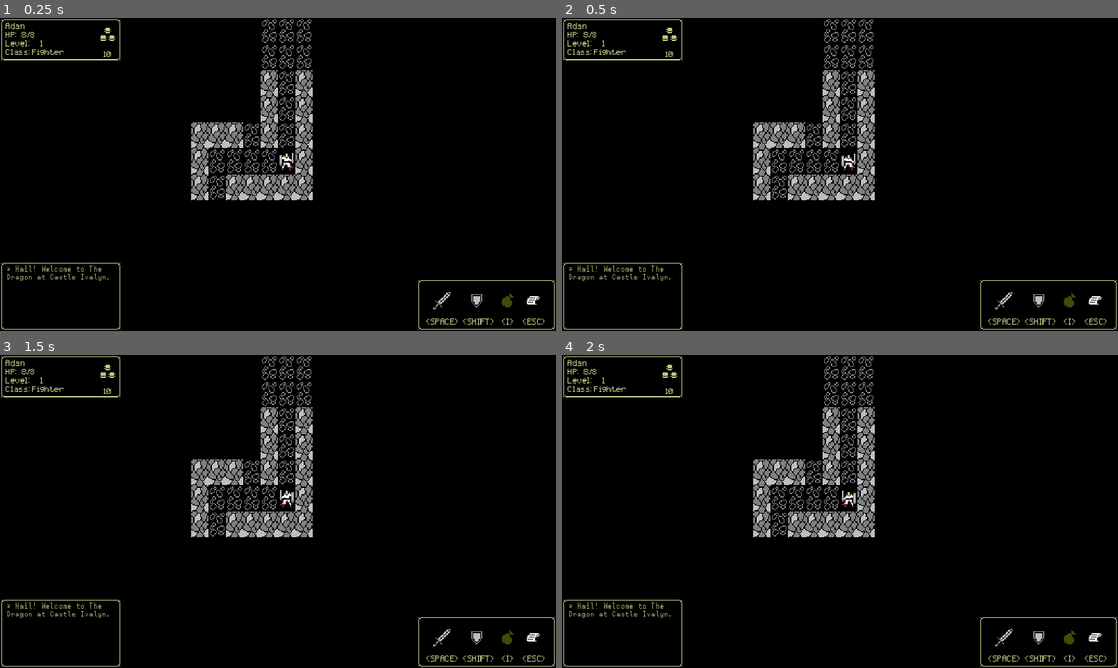
Above: before the commit, frames 1-4 (two rows, left to right).
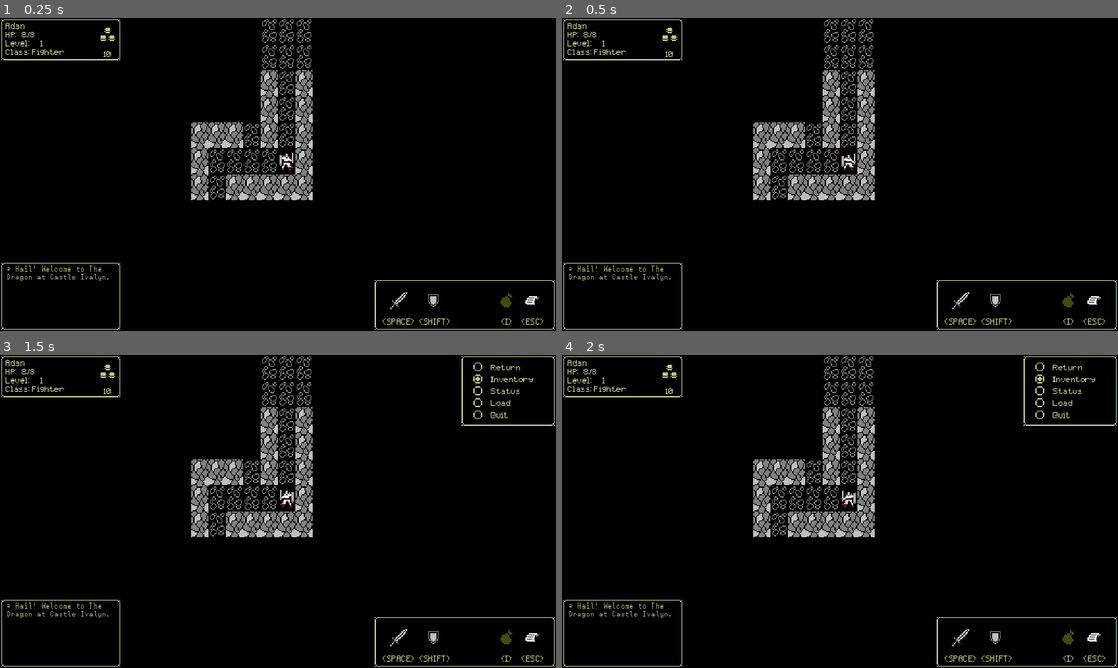
Above: after the commit, the same moments.

Repository: ChrisGlenn/tdaci
Game: Godot game, scene res://Scenes/LevelOne/level_one.tscn
The game is run twice, just before and just after one commit, with the same random seed, the same clock (stepped at 60 frames per second) and the same inputs.
Inputs:
- Up to frame 1 (0.25 s): no input
- Up to frame 2 (0.5 s): no input
- Up to frame 3 (1.5 s): tap Enter at 0.5 s; hold Right (ci_RIGHT) 0.53-1.28 s; tap Space (ci_A, bound only after the commit) at 0.6, 1.35 s; tap Escape (ci_START, bound only after the commit) at 1.25 s; hold Down (ci_DOWN) from 1.28 s (still down)
- Up to frame 4 (2 s): keep holding Down (ci_DOWN)

The runs differ from the first frame. In frame 1, 0.6% of the frame differs, in the area x 67-98%, y 83-100%; in frame 2, 0.6%; in frame 3, 1.1%, in the area x 67-100%, y 0-100%; in frame 4, 1.1%.

Commit message:
10/7/2024 AFTERNOON

Diff:
--- a/Scenes/Enviornment_Tiles/enviornment_tiles.tscn
+++ b/Scenes/Enviornment_Tiles/enviornment_tiles.tscn
@@ -123,14 +123,17 @@
 18:4/0 = 0
 0:5/0 = 0
 0:5/0/physics_layer_0/polygon_0/points = PackedVector2Array(-8, -12, 8, -12, 8, 12, -8, 12)
+0:5/0/custom_data_0 = true
 1:5/0 = 0
 1:5/0/custom_data_0 = true
 2:5/0 = 0
 2:5/0/physics_layer_0/polygon_0/points = PackedVector2Array(-8, -12, 8, -12, 8, 12, -8, 12)
+2:5/0/custom_data_0 = true
 3:5/0 = 0
 3:5/0/custom_data_0 = true
 4:5/0 = 0
 4:5/0/physics_layer_0/polygon_0/points = PackedVector2Array(-8, -12, 8, -12, 8, 12, -8, 12)
+4:5/0/custom_data_0 = true
 5:5/0 = 0
 5:5/0/custom_data_0 = true
 6:5/0 = 0
@@ -141,6 +144,7 @@
 9:5/0/custom_data_0 = true
 10:5/0 = 0
 10:5/0/physics_layer_0/polygon_0/points = PackedVector2Array(-8, -12, 8, -12, 8, 12, -8, 12)
+10:5/0/custom_data_0 = true
 11:5/0 = 0
 11:5/0/custom_data_0 = true
 12:5/0 = 0
@@ -152,6 +156,7 @@
 15:5/0/custom_data_0 = true
 16:5/0 = 0
 16:5/0/physics_layer_0/polygon_0/points = PackedVector2Array(-8, -12, 8, -12, 8, 12, -8, 12)
+16:5/0/custom_data_0 = true
 17:5/0 = 0
 17:5/0/custom_data_0 = true
 18:5/0 = 0
@@ -159,18 +164,29 @@
 0:6/0 = 0
 1:6/0 = 0
 2:6/0 = 0
+2:6/0/physics_layer_0/polygon_0/points = PackedVector2Array(-8, -12, 8, -12, 8, 12, -8, 12)
 3:6/0 = 0
+3:6/0/physics_layer_0/polygon_0/points = PackedVector2Array(-8, -12, 8, -12, 8, 12, -8, 12)
 4:6/0 = 0
+4:6/0/physics_layer_0/polygon_0/points = PackedVector2Array(-8, -12, 8, -12, 8, 12, -8, 12)
 5:6/0 = 0
+5:6/0/physics_layer_0/polygon_0/points = PackedVector2Array(-8, -12, 8, -12, 8, 12, -8, 12)
 6:6/0 = 0
+6:6/0/physics_layer_0/polygon_0/points = PackedVector2Array(-8, -12, 8, -12, 8, 12, -8, 12)
 7:6/0 = 0
+7:6/0/physics_layer_0/polygon_0/points = PackedVector2Array(-8, -12, 8, -12, 8, 12, -8, 12)
 8:6/0 = 0
+8:6/0/physics_layer_0/polygon_0/points = PackedVector2Array(-8, -12, 8, -12, 8, 12, -8, 12)
 9:6/0 = 0
 10:6/0 = 0
+10:6/0/physics_layer_0/polygon_0/points = PackedVector2Array(-8, -12, 8, -12, 8, 12, -8, 12)
 11:6/0 = 0
+11:6/0/physics_layer_0/polygon_0/points = PackedVector2Array(-8, -12, 8, -12, 8, 12, -8, 12)
 12:6/0 = 0
 13:6/0 = 0
+13:6/0/physics_layer_0/polygon_0/points = PackedVector2Array(-8, -12, 8, -12, 8, 12, -8, 12)
 14:6/0 = 0
+14:6/0/physics_layer_0/polygon_0/points = PackedVector2Array(-8, -12, 8, -12, 8, 12, -8, 12)
 15:6/0 = 0
 16:6/0 = 0
 17:6/0 = 0
@@ -677,7 +693,9 @@
 4:4/0 = 0
 5:4/0 = 0
 6:4/0 = 0
+6:4/0/custom_data_0 = true
 7:4/0 = 0
+7:4/0/custom_data_0 = true
 8:4/0 = 0
 9:4/0 = 0
 10:4/0 = 0
@@ -760,6 +778,7 @@
 15:7/0 = 0
 16:7/0 = 0
 17:7/0 = 0
+17:7/0/custom_data_0 = true
 18:7/0 = 0
 0:8/0 = 0
 1:8/0 = 0
--- /dev/null
+++ b/Scenes/Interaction/Wood_Door_A/wood_door_a.tscn
@@ -0,0 +1,31 @@
+[gd_scene load_steps=3 format=3 uid="uid://why2lrd3qcmn"]
+
+[sub_resource type="RectangleShape2D" id="RectangleShape2D_03012"]
+size = Vector2(16, 24)
+
+[sub_resource type="RectangleShape2D" id="RectangleShape2D_15qmv"]
+size = Vector2(16, 24)
+
+[node name="WoodDoor_A" type="Area2D"]
+collision_layer = 2
+collision_mask = 2
+metadata/_edit_group_ = true
+
+[node name="Right" type="CollisionShape2D" parent="."]
+position = Vector2(24, 12)
+shape = SubResource("RectangleShape2D_03012")
+
+[node name="Left" type="CollisionShape2D" parent="."]
+position = Vector2(-8, 12)
+shape = SubResource("RectangleShape2D_15qmv")
+
+[node name="Up" type="CollisionShape2D" parent="."]
+position = Vector2(8, -12)
+shape = SubResource("RectangleShape2D_15qmv")
+
+[node name="Down" type="CollisionShape2D" parent="."]
+position = Vector2(8, 36)
+shape = SubResource("RectangleShape2D_15qmv")
+
+[connection signal="body_entered" from="." to="." method="_on_body_entered"]
+[connection signal="body_exited" from="." to="." method="_on_body_exited"]
--- a/Scenes/LevelOne/level_one.tscn
+++ b/Scenes/LevelOne/level_one.tscn
@@ -7,7 +7,6 @@
 [ext_resource type="PackedScene" uid="uid://du1ay8tlwq57n" path="res://Scenes/System/Border/border.tscn" id="3_t2y8b"]
 [ext_resource type="PackedScene" uid="uid://djs0vx32sdov5" path="res://Scenes/Interaction/Stairs/stairs.tscn" id="6_uvg8x"]
 [ext_resource type="PackedScene" uid="uid://d3sftodihtbdx" path="res://Scenes/Enemies/Rat/rat.tscn" id="7_gjxnv"]
-[ext_resource type="PackedScene" uid="uid://cqi17gr4yv8bh" path="res://Scenes/Interaction/Door/door.tscn" id="9_1e71d"]
 [ext_resource type="PackedScene" uid="uid://dunotvebfnhil" path="res://Scenes/UI/HUD/hud.tscn" id="9_bsa1n"]
 
 [node name="LevelOne" type="Node2D"]
@@ -39,53 +38,9 @@
 [node name="Rat" parent="Enemies" instance=ExtResource("7_gjxnv")]
 position = Vector2(48, -360)
 enemy_name = "RAT_A"
-enemy_id = null
-chase_steps = null
-movement_inc = null
-enemy_level_range = null
 flee_to = Vector2(608, 552)
-hit_points = null
-enemy_str = null
-enemy_str_mod = null
-enemy_agi = null
-enemy_agi_mod = null
-agility_mod = null
-enemy_weapon = null
-enemy_weapon_penalty = null
 
 [node name="Doors" type="Node2D" parent="."]
-
-[node name="Door" parent="Doors" node_paths=PackedStringArray("current_tilemap") instance=ExtResource("9_1e71d")]
-position = Vector2(-16, -72)
-door_id = "l1_d001 "
-current_tilemap = NodePath("../../Enviornment_Tiles")
-
-[node name="Door2" parent="Doors" node_paths=PackedStringArray("current_tilemap") instance=ExtResource("9_1e71d")]
-position = Vector2(-96, -48)
-door_id = "l1_d002"
-current_tilemap = NodePath("../../Enviornment_Tiles")
-door_type = "steel"
-locked = true
-breakable = false
-switch_controlled = true
-
-[node name="Door3" parent="Doors" node_paths=PackedStringArray("current_tilemap") instance=ExtResource("9_1e71d")]
-position = Vector2(576, -336)
-door_id = "l1_d003"
-current_tilemap = NodePath("../../Enviornment_Tiles")
-door_type = "steel"
-locked = true
-breakable = false
-switch_controlled = true
-
-[node name="Door4" parent="Doors" node_paths=PackedStringArray("current_tilemap") instance=ExtResource("9_1e71d")]
-position = Vector2(0, 432)
-door_id = "l1_d004"
-current_tilemap = NodePath("../../Enviornment_Tiles")
-door_type = "steel"
-locked = true
-breakable = false
-switch_controlled = true
 
 [node name="HUD" parent="." instance=ExtResource("9_bsa1n")]
 
--- /dev/null
+++ b/Scenes/UI/Game_Menu/game_menu.gd
@@ -0,0 +1,39 @@
+extends CanvasLayer
+# GAME MENU SCRIPT
+# if the player hits ESC or START then this menu pops up giving them a list of options
+# they can choose from such as see the inventory or character status, ect.
+@onready var SELECTORS = $Select_Nodes
+var sel_pos : int = 0 # this shows the current selector
+
+
+func _ready() -> void:
+    Globals.can_move = false # stop player movement
+
+func _process(_delta: float) -> void:
+    game_menu() # the game menu function
+
+
+func game_menu():
+    # check for player input and then respond accordingly depending on the current sel_pos
+    if Input.is_action_just_pressed("ci_DOWN"):
+        if sel_pos != 4:
+            sel_pos += 1 # increment selection position
+    if Input.is_action_just_pressed("ci_UP"):
+        if sel_pos != 0:
+            sel_pos -= 1 # decrement selection position
+    if Input.is_action_just_pressed("ci_A"):
+        # the player has made a selection check the current position and then react
+        if sel_pos == 0:
+            # return to game
+            Globals.can_move = true # return control to player
+            queue_free() # delete self
+        elif sel_pos == 4:
+            # quit the game
+            # DEBUG IN THE FUTURE THIS WILL ASK IF THEY ARE SURE
+            get_tree().quit()
+    # update the selector animation frame as well
+    for n in SELECTORS.get_child_count():
+        if n == sel_pos:
+            SELECTORS.get_child(n).frame = 1 # selected
+        else:
+            SELECTORS.get_child(n).frame = 0 # unselected
--- a/Scenes/UI/Game_Menu/game_menu.tscn
+++ b/Scenes/UI/Game_Menu/game_menu.tscn
@@ -1,11 +1,101 @@
-[gd_scene load_steps=2 format=3 uid="uid://yxhmu5sbgox3"]
+[gd_scene load_steps=5 format=3 uid="uid://yxhmu5sbgox3"]
 
 [ext_resource type="PackedScene" uid="uid://cax0kv3jxjlwc" path="res://Scenes/UI/UI_NinePatch/ui_nine_patch.tscn" id="1_1w3ep"]
+[ext_resource type="Script" path="res://Scenes/UI/Game_Menu/game_menu.gd" id="1_nlfjq"]
+[ext_resource type="FontFile" uid="uid://dcbyalkyecj3i" path="res://Fonts/pixelmix.ttf" id="2_echw5"]
+[ext_resource type="Texture2D" uid="uid://bm5wcn8t8p4kr" path="res://Sprites/UI/Selectors.png" id="3_j3018"]
 
 [node name="Game_Menu" type="CanvasLayer"]
 process_mode = 3
+script = ExtResource("1_nlfjq")
 
 [node name="UI_NinePatch" parent="." instance=ExtResource("1_1w3ep")]
-offset_top = 64.0
-offset_right = 88.0
-offset_bottom = 200.0
+offset_left = 424.0
+offset_right = 512.0
+offset_bottom = 66.0
+
+[node name="Return" type="Label" parent="."]
+offset_left = 452.0
+offset_top = 8.0
+offset_right = 504.0
+offset_bottom = 16.0
+theme_override_colors/font_color = Color(0.74902, 0.792157, 0.529412, 1)
+theme_override_fonts/font = ExtResource("2_echw5")
+theme_override_font_sizes/font_size = 6
+text = "Return
+"
+
+[node name="Inventory" type="Label" parent="."]
+offset_left = 452.0
+offset_top = 19.0
+offset_right = 504.0
+offset_bottom = 27.0
+theme_override_colors/font_color = Color(0.74902, 0.792157, 0.529412, 1)
+theme_override_fonts/font = ExtResource("2_echw5")
+theme_override_font_sizes/font_size = 6
+text = "Inventory"
+
+[node name="Status" type="Label" parent="."]
+offset_left = 452.0
+offset_top = 30.0
+offset_right = 504.0
+offset_bottom = 38.0
+theme_override_colors/font_color = Color(0.74902, 0.792157, 0.529412, 1)
+theme_override_fonts/font = ExtResource("2_echw5")
+theme_override_font_sizes/font_size = 6
+text = "Status"
+
+[node name="Load" type="Label" parent="."]
+offset_left = 452.0
+offset_top = 41.0
+offset_right = 504.0
+offset_bottom = 49.0
+theme_override_colors/font_color = Color(0.74902, 0.792157, 0.529412, 1)
+theme_override_fonts/font = ExtResource("2_echw5")
+theme_override_font_sizes/font_size = 6
+text = "Load
+"
+
+[node name="Quit" type="Label" parent="."]
+offset_left = 452.0
+offset_top = 52.0
+offset_right = 504.0
+offset_bottom = 60.0
+theme_override_colors/font_color = Color(0.74902, 0.792157, 0.529412, 1)
+theme_override_fonts/font = ExtResource("2_echw5")
+theme_override_font_sizes/font_size = 6
+text = "Quit
+"
+
+[node name="Select_Nodes" type="Node2D" parent="."]
+
+[node name="Sel_One" type="Sprite2D" parent="Select_Nodes"]
+position = Vector2(436, 7)
+texture = ExtResource("3_j3018")
+centered = false
+hframes = 2
+frame = 1
+
+[node name="Sel_Two" type="Sprite2D" parent="Select_Nodes"]
+position = Vector2(436, 18)
+texture = ExtResource("3_j3018")
+centered = false
+hframes = 2
+
+[node name="Sel_Three" type="Sprite2D" parent="Select_Nodes"]
+position = Vector2(436, 29)
+texture = ExtResource("3_j3018")
+centered = false
+hframes = 2
+
+[node name="Sel_Four" type="Sprite2D" parent="Select_Nodes"]
+position = Vector2(436, 40)
+texture = ExtResource("3_j3018")
+centered = false
+hframes = 2
+
+[node name="Sel_Five" type="Sprite2D" parent="Select_Nodes"]
+position = Vector2(436, 51)
+texture = ExtResource("3_j3018")
+centered = false
+hframes = 2
--- a/Scenes/UI/HUD/hud.gd
+++ b/Scenes/UI/HUD/hud.gd
@@ -1,6 +1,7 @@
 extends CanvasLayer
 # HEADS UP DISPLAY
 # the HUD for the game
+@onready var GAME_MENU = preload("res://Scenes/UI/Game_Menu/game_menu.tscn")
 # PLAYER INFO
 @onready var PLAYER_NAME = $Player_Info/Player_Name_Label
 @onready var PLAYER_HP = $Player_Info/HP_Current
@@ -25,7 +26,15 @@
 
 func _process(_delta: float) -> void:
 	update_hud() # the HUD updater that keeps all info current
+	hud_controls() # HUD controls
 
+
+func hud_controls():
+	# check for player input that pertains to the HUD
+	# GAME MENU
+	if Input.is_action_just_pressed("ci_START"):
+		var menu = GAME_MENU.instantiate()
+		add_child(menu)
 
 func update_hud():
 	# update player section of HUD
--- a/Scenes/UI/HUD/hud.tscn
+++ b/Scenes/UI/HUD/hud.tscn
@@ -30,15 +30,15 @@
 [node name="Keyboard" type="Node2D" parent="."]
 
 [node name="Key_Bkgrnd" parent="Keyboard" instance=ExtResource("1_5kxo1")]
-offset_left = 384.0
+offset_left = 344.0
 offset_top = 240.0
 offset_right = 512.0
 offset_bottom = 288.0
 
 [node name="A_Label" type="Label" parent="Keyboard"]
-offset_left = 390.0
-offset_top = 276.0
-offset_right = 424.0
+offset_left = 350.0
+offset_top = 276.0
+offset_right = 384.0
 offset_bottom = 282.0
 theme_override_colors/font_color = Color(0.74902, 0.792157, 0.529412, 1)
 theme_override_fonts/font = ExtResource("3_420lp")
@@ -47,7 +47,7 @@
 horizontal_alignment = 1
 
 [node name="A_Icon" type="Sprite2D" parent="Keyboard"]
-position = Vector2(399, 248)
+position = Vector2(359, 248)
 texture = ExtResource("4_8wjjb")
 centered = false
 hframes = 19
@@ -55,9 +55,9 @@
 frame = 381
 
 [node name="B_Label" type="Label" parent="Keyboard"]
-offset_left = 426.0
-offset_top = 276.0
-offset_right = 455.0
+offset_left = 386.0
+offset_top = 276.0
+offset_right = 415.0
 offset_bottom = 282.0
 theme_override_colors/font_color = Color(0.74902, 0.792157, 0.529412, 1)
 theme_override_fonts/font = ExtResource("3_420lp")
@@ -66,7 +66,7 @@
 horizontal_alignment = 1
 
 [node name="B_Icon" type="Sprite2D" parent="Keyboard"]
-position = Vector2(431, 248)
+position = Vector2(391, 248)
 texture = ExtResource("4_8wjjb")
 centered = false
 hframes = 19
@@ -74,9 +74,9 @@
 frame = 362
 
 [node name="X_Label" type="Label" parent="Keyboard"]
-offset_left = 460.0
-offset_top = 276.0
-offset_right = 476.0
+offset_left = 459.0
+offset_top = 276.0
+offset_right = 475.0
 offset_bottom = 282.0
 theme_override_colors/font_color = Color(0.74902, 0.792157, 0.529412, 1)
 theme_override_fonts/font = ExtResource("3_420lp")
@@ -85,7 +85,7 @@
 horizontal_alignment = 1
 
 [node name="X_Icon" type="Sprite2D" parent="Keyboard"]
-position = Vector2(459, 248)
+position = Vector2(458, 248)
 texture = ExtResource("4_8wjjb")
 centered = false
 hframes = 19
@@ -93,9 +93,9 @@
 frame = 383
 
 [node name="ESC_Label" type="Label" parent="Keyboard"]
-offset_left = 480.0
-offset_top = 276.0
-offset_right = 504.0
+offset_left = 479.0
+offset_top = 276.0
+offset_right = 503.0
 offset_bottom = 282.0
 theme_override_colors/font_color = Color(0.74902, 0.792157, 0.529412, 1)
 theme_override_fonts/font = ExtResource("3_420lp")
@@ -104,7 +104,7 @@
 horizontal_alignment = 1
 
 [node name="ESC_Icon" type="Sprite2D" parent="Keyboard"]
-position = Vector2(483, 248)
+position = Vector2(482, 248)
 texture = ExtResource("4_8wjjb")
 centered = false
 hframes = 19
--- a/Scenes/UI/Interaction/interaction.tscn
+++ b/Scenes/UI/Interaction/interaction.tscn
@@ -88,36 +88,6 @@
 position = Vector2(478, 45)
 sprite_frames = SubResource("SpriteFrames_i8qn2")
 
-[node name="Object_Selector_Two" type="AnimatedSprite2D" parent="Choice_Bkgrnd/Selector_Nodes"]
-visible = false
-position = Vector2(478, 69)
-sprite_frames = SubResource("SpriteFrames_i8qn2")
-
-[node name="Object_Selector_Three" type="AnimatedSprite2D" parent="Choice_Bkgrnd/Selector_Nodes"]
-visible = false
-position = Vector2(478, 93)
-sprite_frames = SubResource("SpriteFrames_i8qn2")
-
-[node name="Object_Selector_Four" type="AnimatedSprite2D" parent="Choice_Bkgrnd/Selector_Nodes"]
-visible = false
-position = Vector2(478, 117)
-sprite_frames = SubResource("SpriteFrames_i8qn2")
-
-[node name="Object_Selector_Five" type="AnimatedSprite2D" parent="Choice_Bkgrnd/Selector_Nodes"]
-visible = false
-position = Vector2(478, 141)
-sprite_frames = SubResource("SpriteFrames_i8qn2")
-
-[node name="Object_Selector_Six" type="AnimatedSprite2D" parent="Choice_Bkgrnd/Selector_Nodes"]
-visible = false
-position = Vector2(478, 165)
-sprite_frames = SubResource("SpriteFrames_i8qn2")
-
-[node name="Object_Selector_Seven" type="AnimatedSprite2D" parent="Choice_Bkgrnd/Selector_Nodes"]
-visible = false
-position = Vector2(478, 189)
-sprite_frames = SubResource("SpriteFrames_i8qn2")
-
 [node name="Choices" type="Node2D" parent="Choice_Bkgrnd"]
 position = Vector2(-464, -24)
 
--- /dev/null
+++ b/Scenes/UI/Inventory_Menu/inventory_menu.tscn
@@ -0,0 +1,3 @@
+[gd_scene format=3 uid="uid://mwk84o4qjxq3"]
+
+[node name="Inventory_Menu" type="CanvasLayer"]
--- a/project.godot
+++ b/project.godot
@@ -73,7 +73,7 @@
 ci_A={
 "deadzone": 0.5,
 "events": [Object(InputEventJoypadButton,"resource_local_to_scene":false,"resource_name":"","device":-1,"button_index":1,"pressure":0.0,"pressed":true,"script":null)
-, Object(InputEventKey,"resource_local_to_scene":false,"resource_name":"","device":-1,"window_id":0,"alt_pressed":false,"shift_pressed":false,"ctrl_pressed":true,"meta_pressed":false,"pressed":false,"keycode":0,"physical_keycode":4194321,"key_label":0,"unicode":0,"location":0,"echo":false,"script":null)
+, Object(InputEventKey,"resource_local_to_scene":false,"resource_name":"","device":-1,"window_id":0,"alt_pressed":false,"shift_pressed":false,"ctrl_pressed":false,"meta_pressed":false,"pressed":false,"keycode":0,"physical_keycode":32,"key_label":0,"unicode":32,"location":0,"echo":false,"script":null)
 ]
 }
 ci_B={
@@ -97,6 +97,11 @@
 "events": [Object(InputEventKey,"resource_local_to_scene":false,"resource_name":"","device":-1,"window_id":0,"alt_press …(191 unchanged characters)…
 ]
 }
+ci_START={
+"deadzone": 0.5,
+"events": [Object(InputEventKey,"resource_local_to_scene":false,"resource_name":"","device":-1,"window_id":0,"alt_pressed":false,"shift_pressed":false,"ctrl_pressed":false,"meta_pressed":false,"pressed":false,"keycode":0,"physical_keycode":4194305,"key_label":0,"unicode":0,"location":0,"echo":false,"script":null)
+]
+}
 ci_F1={
 "deadzone": 0.5,
 "events": [Object(InputEventKey,"resource_local_to_scene":false,"resource_name":"","device":-1,"window_id":0,"alt_press …(195 unchanged characters)…
Binary file changed: Art/Player.aseprite
Binary file changed: Art/Selectors.aseprite
Not shown, changed: Notes/design-doc/rules.txt
Not shown: 1 places in Scenes/LevelOne/level_one.tscn that only renumber resources
Binary file changed: Sprites/Player.png
Binary file changed: Sprites/UI/Selectors.png
